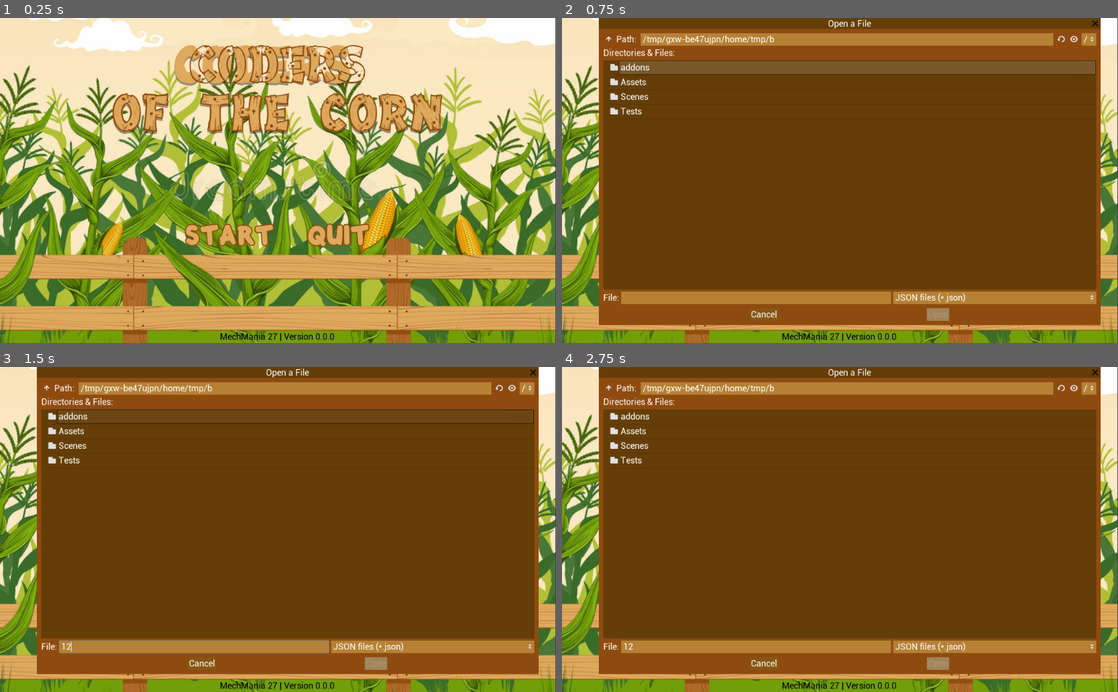
Above: before the commit, frames 1-4 (two rows, left to right).
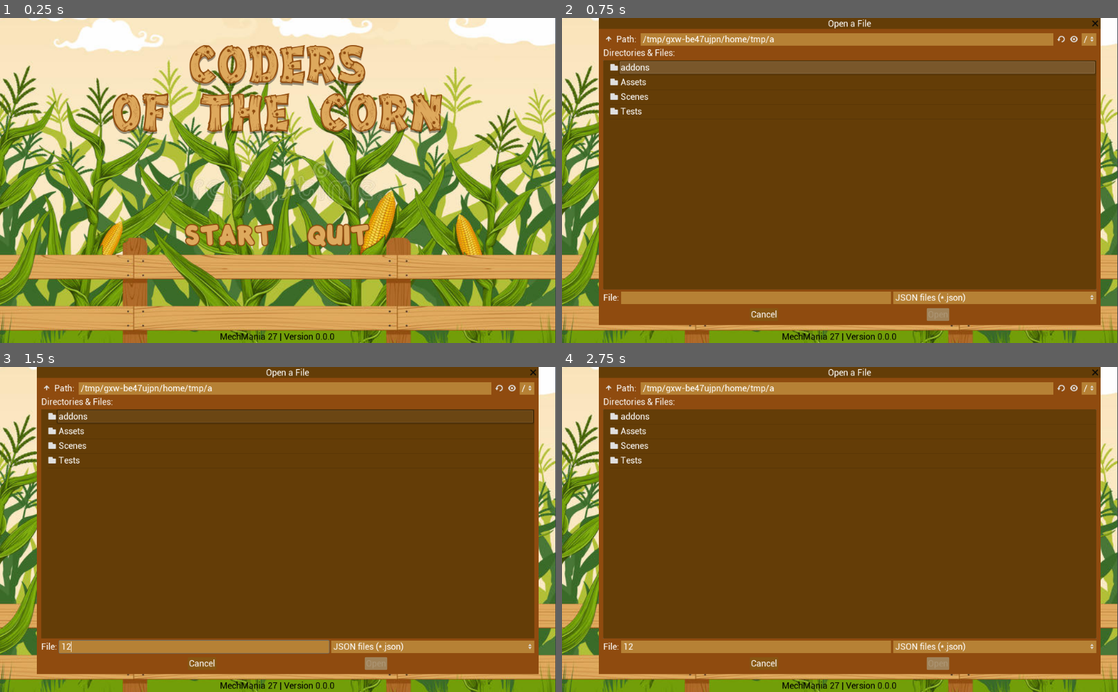
Above: after the commit, the same moments.

Repository: MechMania-27/Visualizer
Game: Godot game, scene res://Scenes/TitleScene/TitleScene.tscn
Two runs of this game, one before a commit and one after it. Both use one fixed random seed, a clock stepped at 60 frames per second and the inputs below.
Inputs (mouse positions are in pixels of both pictures, inside the frame that each line leads up to):
- Up to frame 1 (0.25 s): no input
- Up to frame 2 (0.75 s): click "START" at 0.5 s
- Up to frame 3 (1.5 s): click (194, 646) at 1.27 s; type "12" at 1.35 s
- Up to frame 4 (2.75 s): click "START" at 2 s

The runs differ from the first frame. In frame 1, 2.0% of the frame differs, in the area x 31-66%, y 8-21%; in frame 2, less than 0.1%; in frame 3, less than 0.1%; in frame 4, less than 0.1%.

Commit message:
Migrated project to Godot 3.3.3. Updated PlayerInfoGUI to use AspectRatioContainer

Diff:
--- a/visualizer/Scenes/GUI/GUI.tscn
+++ b/visualizer/Scenes/GUI/GUI.tscn
@@ -48,5 +48,6 @@
 margin_bottom = 23.0
 size_flags_horizontal = 3
 size_flags_vertical = 3
+
 [connection signal="pressed" from="VBoxContainer/Controls/PlayButton" to="." method="_on_PlayButton_pressed"]
 [connection signal="value_changed" from="VBoxContainer/Controls/Timeline" to="." method="_on_Timeline_value_changed"]
--- a/visualizer/Scenes/GUI/ItemBox.tscn
+++ b/visualizer/Scenes/GUI/ItemBox.tscn
@@ -27,21 +27,24 @@
 extra_spacing_bottom = -3
 font_data = ExtResource( 3 )
 
-[node name="ItemBox" type="PanelContainer"]
+[node name="ItemBox" type="AspectRatioContainer"]
 margin_left = 1.0
 margin_right = 384.0
 margin_bottom = 382.0
 rect_min_size = Vector2( 32, 32 )
 size_flags_horizontal = 3
 size_flags_vertical = 3
+script = ExtResource( 2 )
+
+[node name="Background" type="PanelContainer" parent="."]
+margin_left = 0.5
+margin_right = 382.5
+margin_bottom = 382.0
 custom_styles/panel = SubResource( 1 )
-script = ExtResource( 2 )
-__meta__ = {
-"_edit_use_anchors_": false
-}
 
 [node name="Shadow" type="PanelContainer" parent="."]
-margin_right = 383.0
+margin_left = 0.5
+margin_right = 382.5
 margin_bottom = 382.0
 custom_styles/panel = SubResource( 2 )
 __meta__ = {
@@ -49,7 +52,8 @@
 }
 
 [node name="SpecularHighlight" type="PanelContainer" parent="."]
-margin_right = 383.0
+margin_left = 0.5
+margin_right = 382.5
 margin_bottom = 382.0
 custom_styles/panel = SubResource( 3 )
 __meta__ = {
@@ -57,7 +61,8 @@
 }
 
 [node name="TextureRect" type="TextureRect" parent="."]
-margin_right = 383.0
+margin_left = 0.5
+margin_right = 382.5
 margin_bottom = 382.0
 size_flags_horizontal = 3
 size_flags_vertical = 3
@@ -69,12 +74,13 @@
 }
 
 [node name="MarginContainer" type="MarginContainer" parent="."]
-margin_right = 383.0
+margin_left = 0.5
+margin_right = 382.5
 margin_bottom = 382.0
 custom_constants/margin_right = 3
 
 [node name="ItemInfo" type="Label" parent="MarginContainer"]
-margin_right = 380.0
+margin_right = 379.0
 margin_bottom = 382.0
 grow_vertical = 0
 size_flags_vertical = 1
--- a/visualizer/Scenes/TitleScene/TitleScene.tscn
+++ b/visualizer/Scenes/TitleScene/TitleScene.tscn
@@ -40,8 +40,8 @@
 mode = 0
 access = 2
 filters = PoolStringArray( "*.json ; JSON files" )
-current_dir = "/Users/Cameron/Documents/GitHub/Visualizer/visualizer"
-current_path = "/Users/Cameron/Documents/GitHub/Visualizer/visualizer/"
+current_dir = "/Users/sahil/Documents/GitHub/mm27/visualizer/visualizer"
+current_path = "/Users/sahil/Documents/GitHub/mm27/visualizer/visualizer/"
 script = ExtResource( 7 )
 __meta__ = {
 "_edit_use_anchors_": false
@@ -156,6 +156,7 @@
 margin_top = 50.0
 margin_right = 974.0
 margin_bottom = 598.0
+
 [connection signal="file_selected" from="FileDialog" to="FileDialog" method="_on_FileDialog_file_selected"]
 [connection signal="gamelog_ready" from="FileDialog" to="." method="_on_FileDialog_gamelog_ready"]
 [connection signal="pressed" from="MarginContainer/Menu/CenterRow/Buttons/StartButton" to="." method="_on_StartButton_pressed"]
Not shown: 11 places in visualizer/Assets/Theme/file_dialog_theme.tres that only renumber resources
Not shown: 3 places in visualizer/Scenes/TitleScene/TitleScene.tscn that only renumber resources
